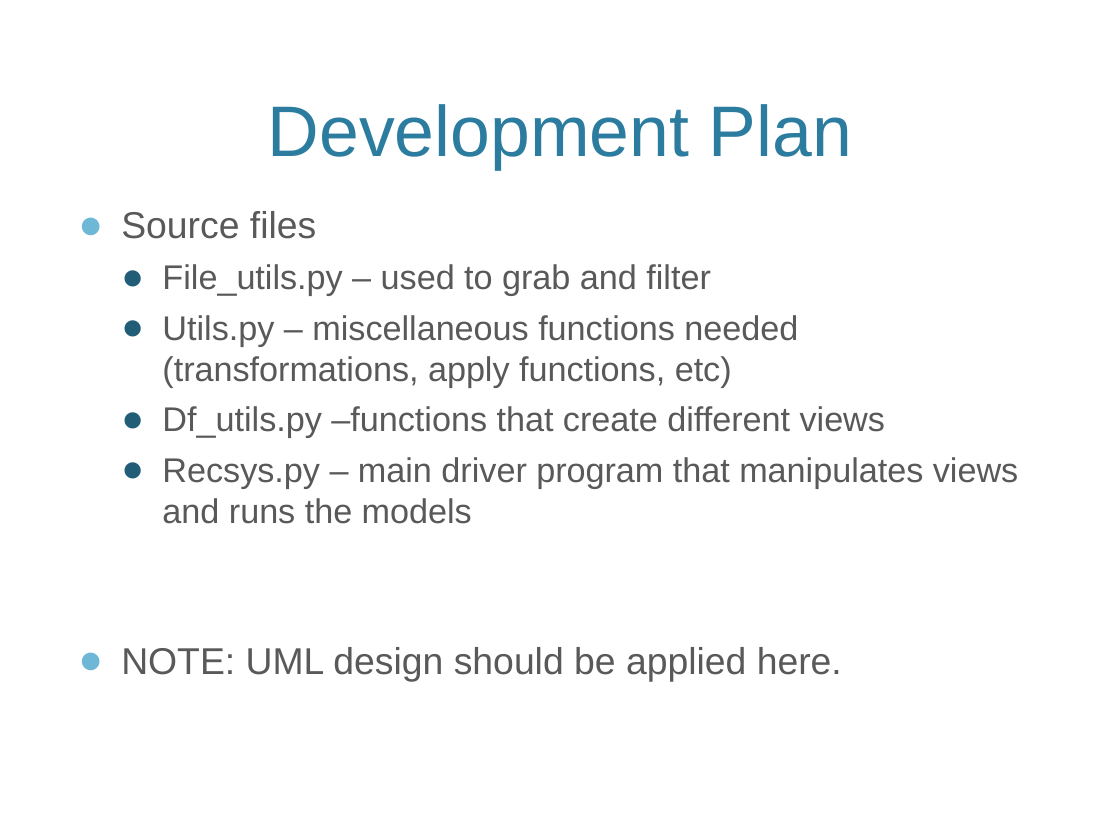
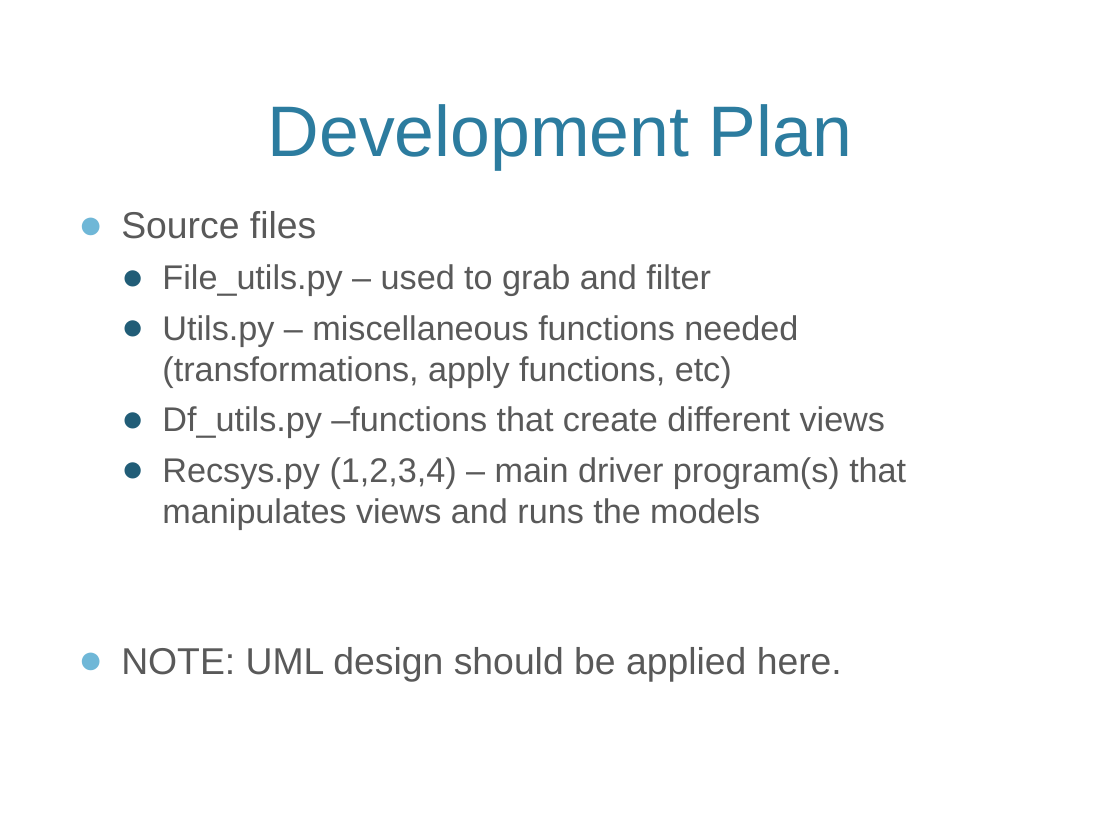
Before and after one commit to jfharney/mlexamples, a slide deck: slide 14 of RecSys15.pptx. Drawn at 1120x840 pixels with LibreOffice and Linux fonts; fonts in the diff are those of the drawing; background and template pictures are left out. Boxes give left, top, right and bottom in pixels: in the first picture for what was removed or moved away, otherwise in the second. Text is boxed around its words. In the diff, an @@ line names an element or a change of style, - is before the commit and + after.

```diff
--- a/RecSys15.pptx
+++ b/RecSys15.pptx
@@ text at (x1=162, y1=457, x2=906, y2=529): text changed @@
-  ● Recsys.py – main driver program that manipulates views and runs the models
+  ● Recsys.py (1,2,3,4) – main driver program(s) that manipulates views and runs the models
```
Also in this commit, not shown: 1 other slide changed.
